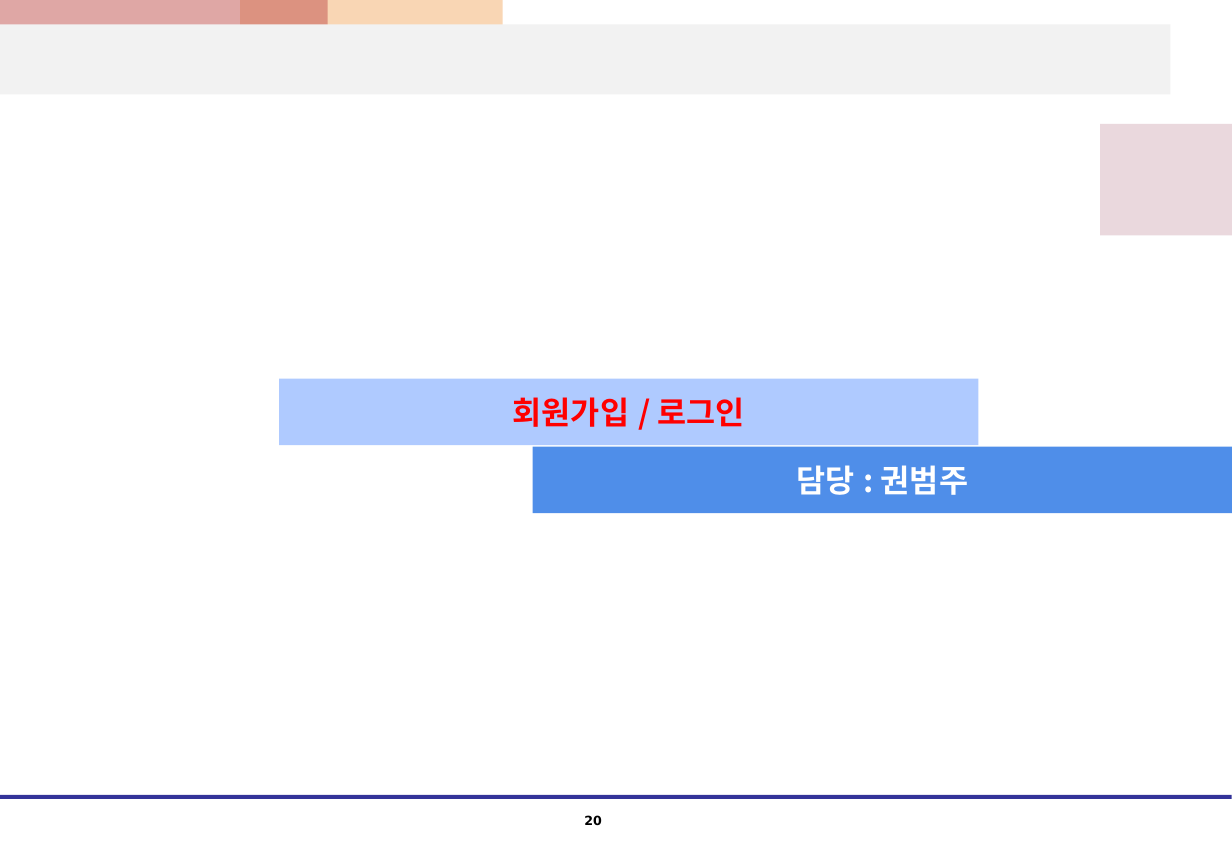
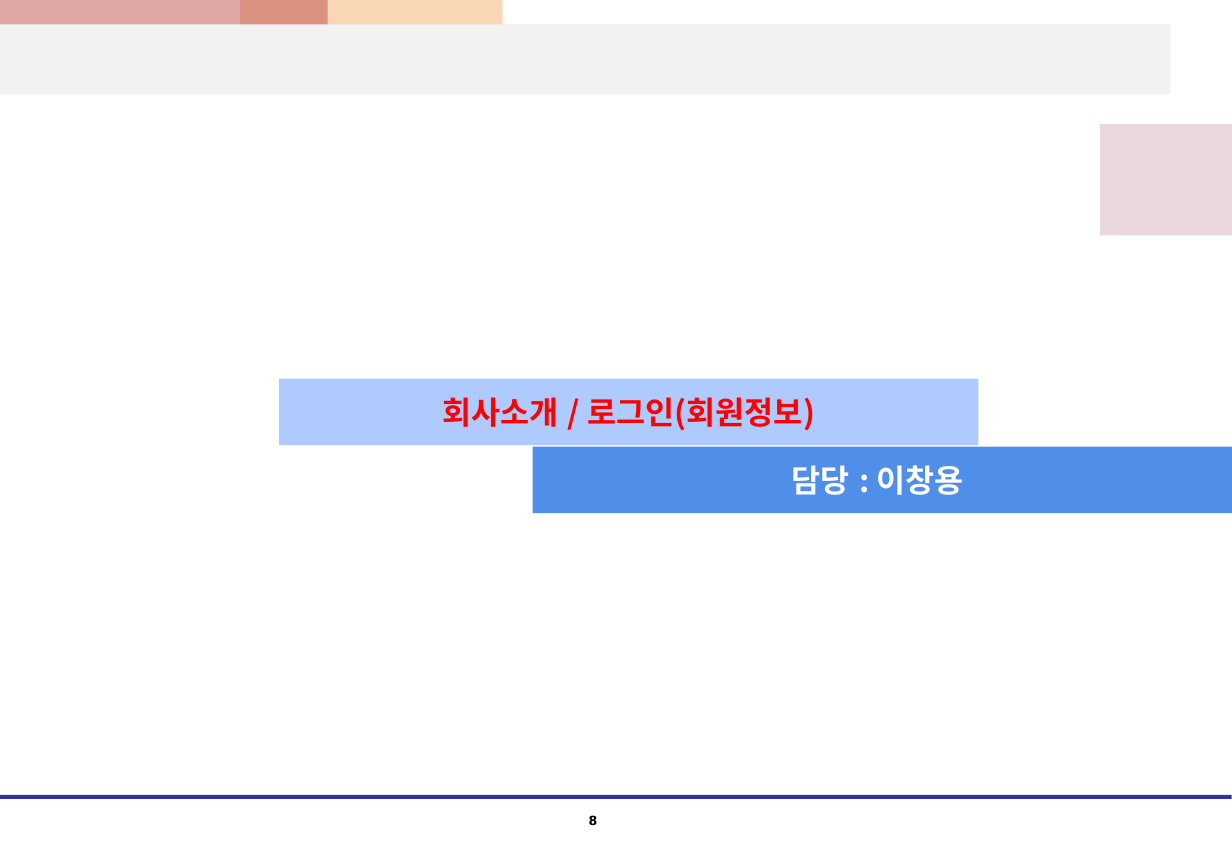
Before and after one commit to kshwang/javapj, a slide deck: slide 8 of 웹1팀_프로젝트_화면설계서.pptx (slide 20 before the commit). Drawn at 1232x853 pixels with LibreOffice and Linux fonts; fonts in the diff are those of the drawing. Boxes give left, top, right and bottom in pixels: in the first picture for what was removed or moved away, otherwise in the second. Text is boxed around its words. In the diff, an @@ line names an element or a change of style, - is before the commit and + after.

```diff
--- a/웹1팀_프로젝트_화면설계서.pptx
+++ b/웹1팀_프로젝트_화면설계서.pptx
@@ text in rectangle at (443, 397, 815, 431): text changed @@
-회원가입 / 로그인
+회사소개 / 로그인(회원정보)
@@ text in rectangle at (792, 465, 963, 495): text changed @@
-담당 : 권범주
+담당 : 이창용
@@ page number at (589, 815, 598, 825): text changed @@
-20
+8
```
Also in this commit, not shown: 13 other slides changed, 5 slides added, 8 slides removed.
